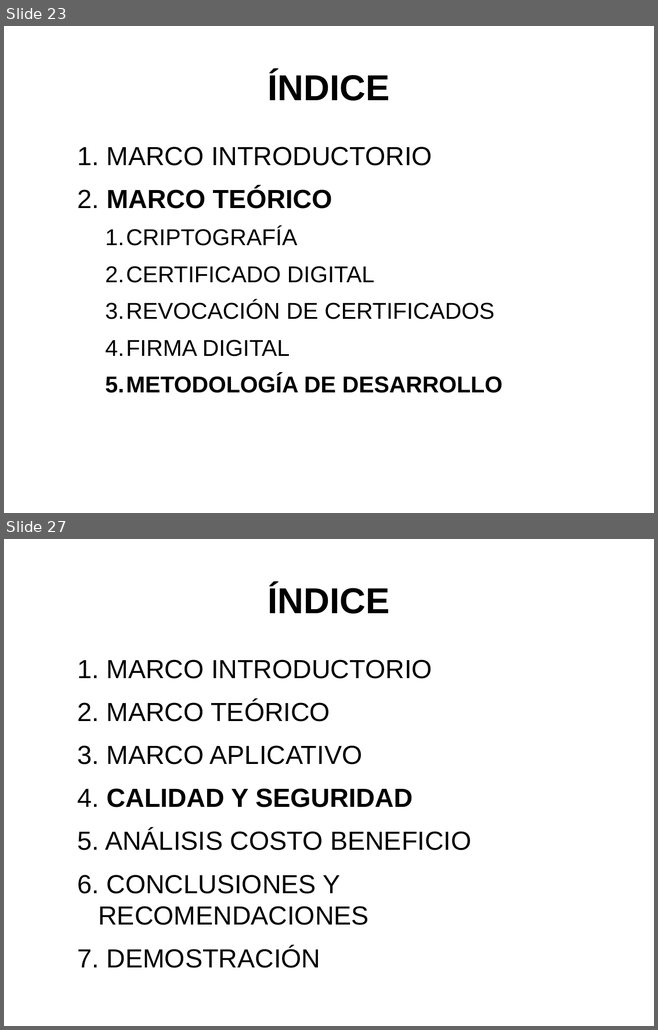
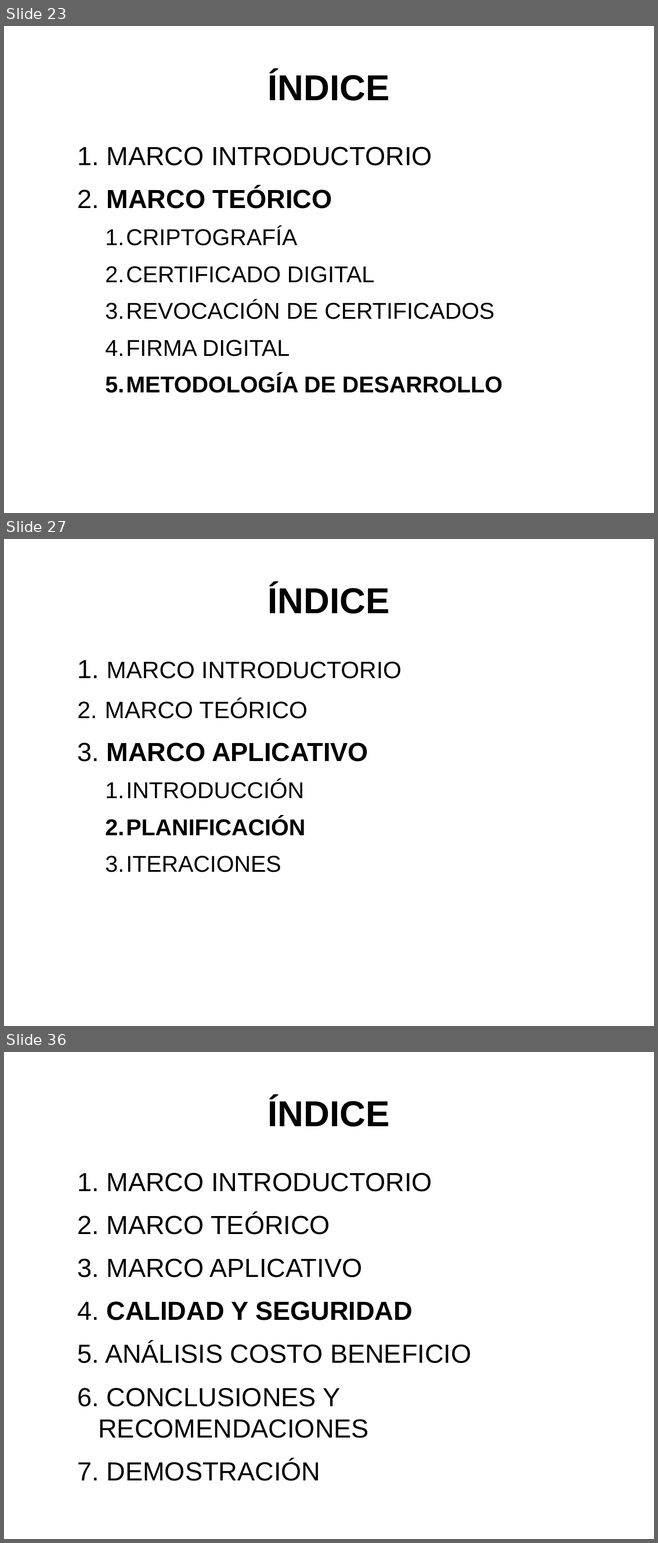
Before and after one commit to artmint/proyectoG, a slide deck: PRESENTACION - PROYECTO.odp. Shown one above the other, each under a label of ours: slides 23 and 27 before the commit, slides 23, 27 and 36 after it; the slides between them are not shown. The pictures are 658x1030 and 658x1543 pixels, drawn with LibreOffice and Linux fonts; fonts in the diff are those of the drawing. Boxes give left, top, right and bottom in pixels: in the first picture for what was removed or moved away, otherwise in the second. Text is boxed around its words. In the diff, an @@ line names an element or a change of style, - is before the commit and + after.

```diff
--- a/PRESENTACION - PROYECTO.odp
+++ b/PRESENTACION - PROYECTO.odp
@@ slide 27 added at (4,539,654,1026), background #FFFFFF @@
@@ title added at (268,584,390,614), 44 pt, text #000000, bold @@
+ÍNDICE
@@ text added at (105,661,401,873), 28 pt, text #000000 @@
+1. MARCO INTRODUCTORIO
+2. MARCO TEÓRICO
+3. MARCO APLICATIVO
+  1. INTRODUCCIÓN
+  2. PLANIFICACIÓN
+  3. ITERACIONES
@@ what was slide 27 is now slide 36 @@
```
Also in this commit, not shown: 6 slides changed, 15 other slides added, 2 slides removed, 21 other files.
